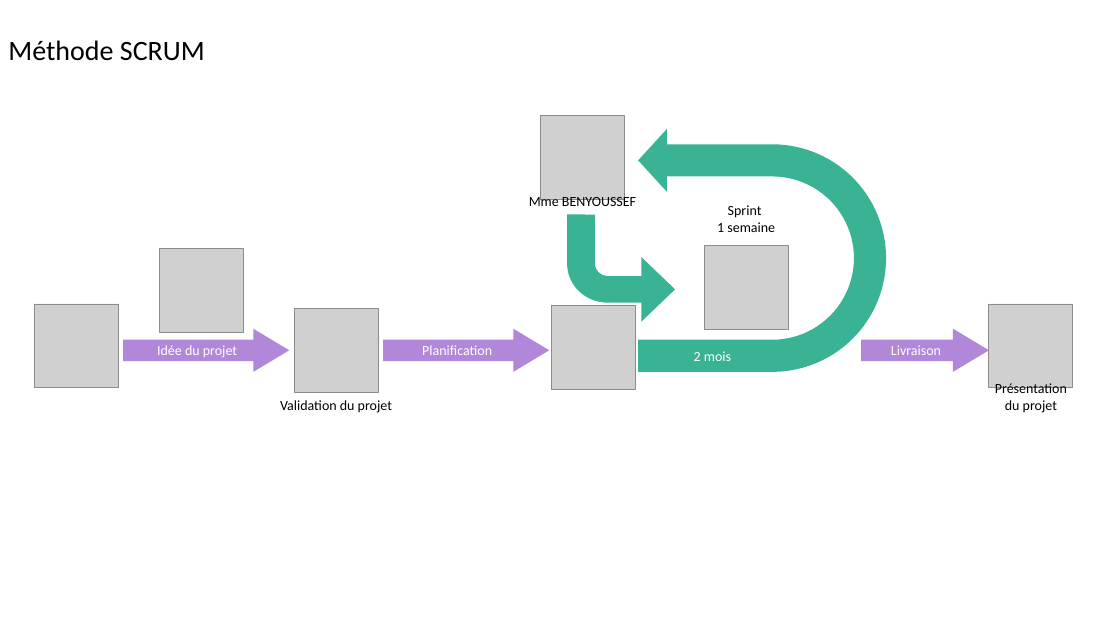
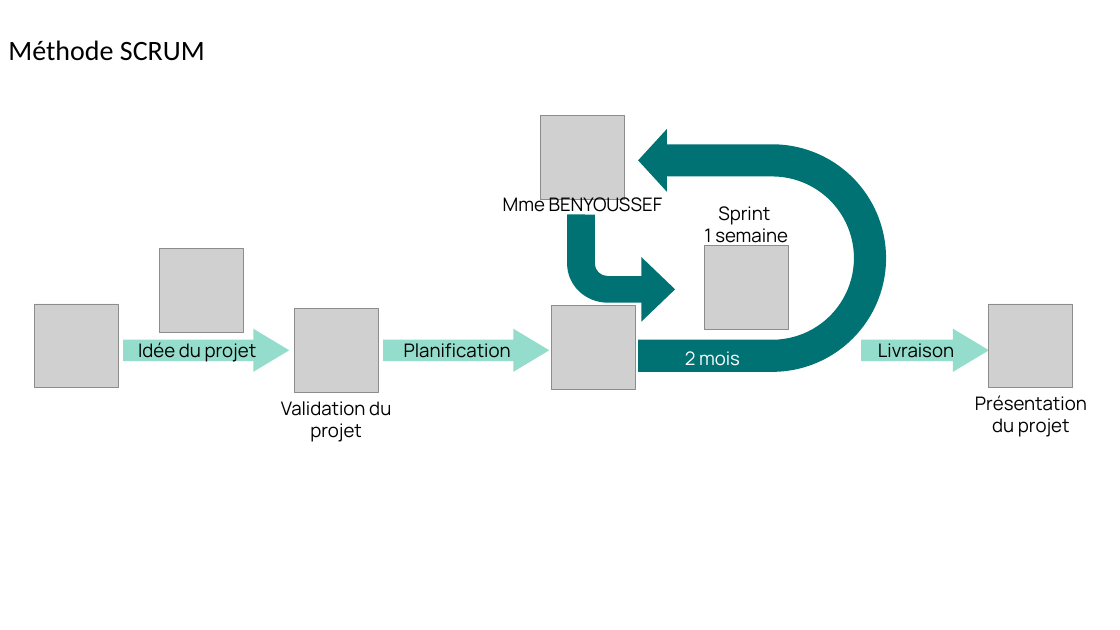
Before and after one commit to hugodemenez/isen-student-portal, a slide deck: slide 1 of presentation/Méthode_SCRUM.pptx. Drawn at 1120x630 pixels with LibreOffice and Linux fonts; fonts in the diff are those of the drawing; grey boxes stand for pictures. Boxes give left, top, right and bottom in pixels: in the first picture for what was removed or moved away, otherwise in the second. Text is boxed around its words. In the diff, an @@ line names an element or a change of style, - is before the commit and + after.

```diff
--- a/presentation/Méthode_SCRUM.pptx
+++ b/presentation/Méthode_SCRUM.pptx
@@ uturn arrow at <box>639,129,886,372</box>: fill #3AB395 to #007274 @@
@@ freeform shape at <box>568,215,676,322</box>: fill #3AB395 to #007274 @@
@@ size 12 to 16 pt, font Calibri to Manrope, text colour #FFFFFF to #000000; fill #B087D9 to #94DCCB in 3 elements at <box>124,329,290,371</box>, <box>383,329,549,371</box>, <box>861,329,989,371</box> @@
@@ size 12 to 16 pt, font Calibri to Manrope in 5 elements at <box>503,193,662,216</box>, <box>685,351,740,366</box>, <box>704,206,788,248</box>, <box>281,401,391,442</box>, <box>975,395,1087,437</box> @@
@@ text "Présentation du projet": place and size @@
-text "Présentation du projet" at <box>995,383,1067,413</box>
+text "Présentation du projet" at <box>975,395,1087,437</box>
```
Also in this commit, not shown: 7 other files.
